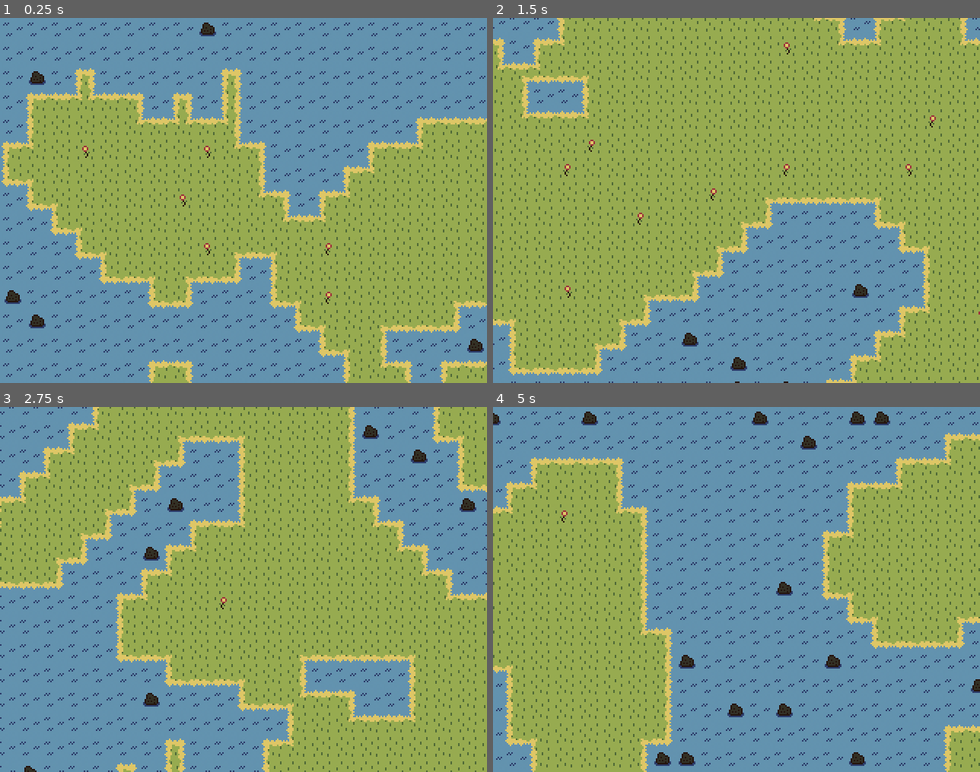
Above: before the commit, frames 1-4 (two rows, left to right).
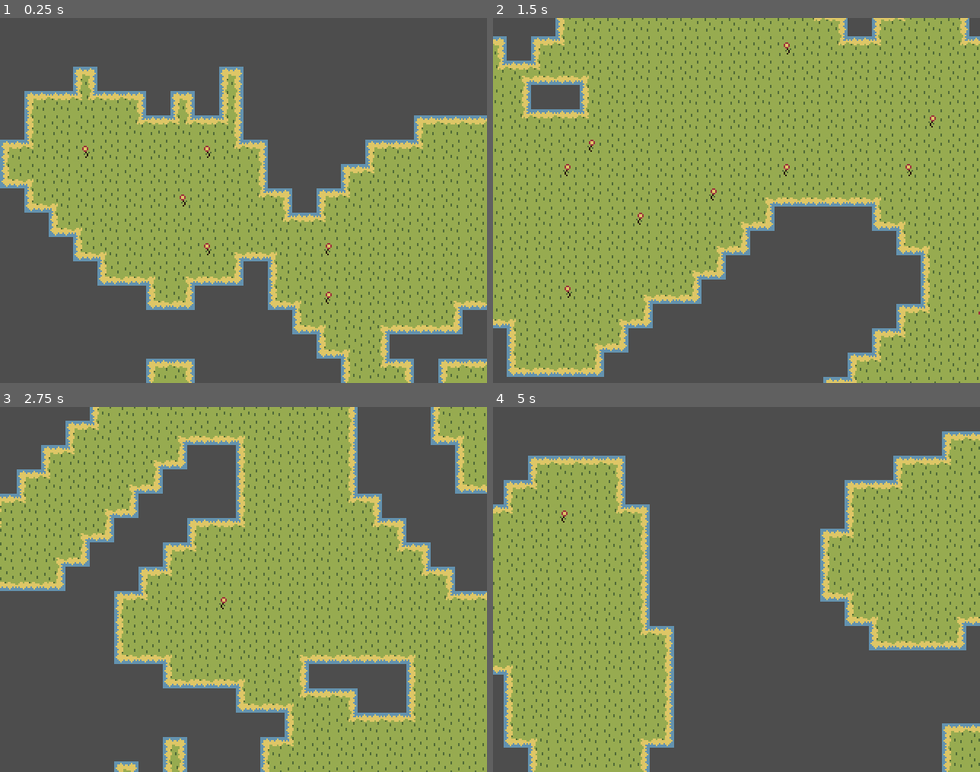
Above: after the commit, the same moments.

Repository: minazukitouka/map_generator
Game: Godot game, scene res://scenes/map_generator.tscn
The game is run twice, just before and just after one commit, with the same random seed, the same clock (stepped at 60 frames per second) and the same inputs. The project has no main scene, so this scene is started directly.
Inputs (mouse positions are in pixels of both pictures, inside the frame that each line leads up to):
- Up to frame 1 (0.25 s): no input
- Up to frame 2 (1.5 s): tap Enter (ui_accept) at 0.5, 0.77 s; move the mouse to (843, 182) at 0.52 s; hold Right (ui_right) 0.53-1.28 s; move the mouse to (639, 218) at 1.27 s; hold Down (ui_down) from 1.28 s (still down)
- Up to frame 3 (2.75 s): tap Enter (ui_accept) at 1.52 s; move the mouse to (292, 509) at 2.02 s; release Down (ui_down) at 2.03 s; hold Right (ui_right) from 2.03 s (still down)
- Up to frame 4 (5 s): move the mouse to (712, 662) at 2.77 s; release Right (ui_right) at 2.78 s; hold Up (ui_up) 2.78-3.53 s; tap Enter (ui_accept) at 3.02, 3.77, 4.52 s; move the mouse to (882, 644) at 3.52 s; hold Left (ui_left) from 3.53 s (still down); move the mouse to (590, 534) at 4.27 s

The runs differ from the first frame. In frame 1, 50% of the frame differs, in the area x 0-100%, y 0-100%; in frame 2, 23%; in frame 3, 37%; in frame 4, 56%.

Commit message:
adds 3d water plain

Diff:
--- a/scenes/map_generator.tscn
+++ b/scenes/map_generator.tscn
@@ -422,8 +422,6 @@
 
 [node name="MapGenerator" type="Node2D"]
 script = ExtResource("1_b0avj")
-width = null
-height = null
 
 [node name="TileMap" type="TileMap" parent="."]
 texture_filter = 1
--- /dev/null
+++ b/scenes/water.tres
@@ -0,0 +1,223 @@
+[gd_resource type="VisualShader" load_steps=24 format=3 uid="uid://b3ndxvevd1bgr"]
+
+[sub_resource type="VisualShaderNodeUVFunc" id="VisualShaderNodeUVFunc_wckrk"]
+default_input_values = [1, Vector2(0.05, 1), 2, Vector2(0, 0)]
+
+[sub_resource type="VisualShaderNodeVectorCompose" id="VisualShaderNodeVectorCompose_l6plr"]
+op_type = 0
+
+[sub_resource type="VisualShaderNodeVectorOp" id="VisualShaderNodeVectorOp_0tnsc"]
+default_input_values = [0, Quaternion(0, 0, 0, 0), 1, Quaternion(0, 0, 0, 0)]
+op_type = 2
+operator = 2
+
+[sub_resource type="VisualShaderNodeColorParameter" id="VisualShaderNodeColorParameter_8h2l4"]
+parameter_name = "water_color"
+
+[sub_resource type="FastNoiseLite" id="FastNoiseLite_2d5sx"]
+seed = 1600951498
+frequency = 0.05
+
+[sub_resource type="NoiseTexture2D" id="NoiseTexture2D_vh8au"]
+seamless = true
+noise = SubResource("FastNoiseLite_2d5sx")
+
+[sub_resource type="VisualShaderNodeTexture" id="VisualShaderNodeTexture_8fucv"]
+texture = SubResource("NoiseTexture2D_vh8au")
+
+[sub_resource type="VisualShaderNodeVectorOp" id="VisualShaderNodeVectorOp_ufy4f"]
+default_input_values = [0, Quaternion(0, 0, 0, 0), 1, Quaternion(0, 0, 0, 0)]
+op_type = 2
+operator = 3
+
+[sub_resource type="VisualShaderNodeUVFunc" id="VisualShaderNodeUVFunc_46isw"]
+default_input_values = [1, Vector2(0.03, 1), 2, Vector2(0, 0)]
+
+[sub_resource type="VisualShaderNodeInput" id="VisualShaderNodeInput_pt14t"]
+input_name = "time"
+
+[sub_resource type="VisualShaderNodeVectorCompose" id="VisualShaderNodeVectorCompose_mdf2f"]
+op_type = 0
+
+[sub_resource type="FastNoiseLite" id="FastNoiseLite_ma03j"]
+seed = -1173270274
+frequency = 0.05
+
+[sub_resource type="NoiseTexture2D" id="NoiseTexture2D_bxu1j"]
+seamless = true
+noise = SubResource("FastNoiseLite_ma03j")
+
+[sub_resource type="VisualShaderNodeTexture" id="VisualShaderNodeTexture_r6gqn"]
+texture = SubResource("NoiseTexture2D_bxu1j")
+
+[sub_resource type="FastNoiseLite" id="FastNoiseLite_40ivk"]
+frequency = 0.524
+
+[sub_resource type="NoiseTexture2D" id="NoiseTexture2D_0gmv0"]
+seamless = true
+noise = SubResource("FastNoiseLite_40ivk")
+
+[sub_resource type="VisualShaderNodeTexture" id="VisualShaderNodeTexture_clv1x"]
+expanded_output_ports = [0]
+texture = SubResource("NoiseTexture2D_0gmv0")
+
+[sub_resource type="VisualShaderNodeInput" id="VisualShaderNodeInput_xp8hx"]
+expanded_output_ports = [0]
+input_name = "vertex"
+
+[sub_resource type="VisualShaderNodeVectorCompose" id="VisualShaderNodeVectorCompose_pxyk4"]
+
+[sub_resource type="VisualShaderNodeInput" id="VisualShaderNodeInput_i1l81"]
+input_name = "time"
+
+[sub_resource type="VisualShaderNodeUVFunc" id="VisualShaderNodeUVFunc_t8hvg"]
+
+[sub_resource type="VisualShaderNodeFloatOp" id="VisualShaderNodeFloatOp_edc2u"]
+default_input_values = [0, 0.0, 1, 1000.0]
+operator = 3
+
+[sub_resource type="VisualShaderNodeFloatOp" id="VisualShaderNodeFloatOp_v1kg4"]
+default_input_values = [0, 0.0, 1, 0.3]
+operator = 2
+
+[resource]
+code = "shader_type spatial;
+uniform sampler2D tex_vtx_2;
+uniform vec4 water_color : source_color;
+uniform sampler2D tex_frg_3;
+uniform sampler2D tex_frg_9;
+
+
+
+void vertex() {
+// Input:3
+	vec3 n_out3p0 = VERTEX;
+	float n_out3p1 = n_out3p0.r;
+	float n_out3p3 = n_out3p0.b;
+
+
+// Input:6
+	float n_out6p0 = TIME;
+
+
+// FloatOp:8
+	float n_in8p1 = 1000.00000;
+	float n_out8p0 = n_out6p0 / n_in8p1;
+
+
+// UVFunc:7
+	vec2 n_in7p1 = vec2(1.00000, 1.00000);
+	vec2 n_out7p0 = fma(vec2(n_out8p0), n_in7p1, UV);
+
+
+// Texture2D:2
+	vec4 n_out2p0 = texture(tex_vtx_2, n_out7p0);
+	float n_out2p1 = n_out2p0.r;
+
+
+// FloatOp:9
+	float n_in9p1 = 0.30000;
+	float n_out9p0 = n_out2p1 * n_in9p1;
+
+
+// VectorCompose:4
+	vec3 n_out4p0 = vec3(n_out3p1, n_out9p0, n_out3p3);
+
+
+// Output:0
+	VERTEX = n_out4p0;
+	NORMAL = vec3(n_out2p0.xyz);
+
+
+}
+
+void fragment() {
+// ColorParameter:2
+	vec4 n_out2p0 = water_color;
+
+
+// Input:6
+	float n_out6p0 = TIME;
+
+
+// VectorCompose:8
+	float n_in8p1 = 0.00000;
+	vec2 n_out8p0 = vec2(n_out6p0, n_in8p1);
+
+
+// UVFunc:5
+	vec2 n_in5p1 = vec2(0.03000, 1.00000);
+	vec2 n_out5p0 = fma(n_out8p0, n_in5p1, UV);
+
+
+// Texture2D:3
+	vec4 n_out3p0 = texture(tex_frg_3, n_out5p0);
+
+
+// VectorCompose:11
+	float n_in11p1 = 0.00000;
+	vec2 n_out11p0 = vec2(n_out6p0, n_in11p1);
+
+
+// UVFunc:10
+	vec2 n_in10p1 = vec2(0.05000, 1.00000);
+	vec2 n_out10p0 = fma(n_out11p0, n_in10p1, UV);
+
+
+// Texture2D:9
+	vec4 n_out9p0 = texture(tex_frg_9, n_out10p0);
+
+
+// VectorOp:12
+	vec4 n_out12p0 = n_out3p0 * n_out9p0;
+
+
+// VectorOp:4
+	vec4 n_out4p0 = n_out2p0 / n_out12p0;
+
+
+// Output:0
+	ALBEDO = vec3(n_out4p0.xyz);
+
+
+}
+"
+graph_offset = Vector2(-522.34, 23.399)
+nodes/vertex/0/position = Vector2(860, 320)
+nodes/vertex/2/node = SubResource("VisualShaderNodeTexture_clv1x")
+nodes/vertex/2/position = Vector2(-20, 400)
+nodes/vertex/3/node = SubResource("VisualShaderNodeInput_xp8hx")
+nodes/vertex/3/position = Vector2(-140, 240)
+nodes/vertex/4/node = SubResource("VisualShaderNodeVectorCompose_pxyk4")
+nodes/vertex/4/position = Vector2(460, 260)
+nodes/vertex/6/node = SubResource("VisualShaderNodeInput_i1l81")
+nodes/vertex/6/position = Vector2(-960, 460)
+nodes/vertex/7/node = SubResource("VisualShaderNodeUVFunc_t8hvg")
+nodes/vertex/7/position = Vector2(-340, 480)
+nodes/vertex/8/node = SubResource("VisualShaderNodeFloatOp_edc2u")
+nodes/vertex/8/position = Vector2(-582.923, 453.955)
+nodes/vertex/9/node = SubResource("VisualShaderNodeFloatOp_v1kg4")
+nodes/vertex/9/position = Vector2(220, 400)
+nodes/vertex/connections = PackedInt32Array(4, 0, 0, 0, 3, 1, 4, 0, 3, 3, 4, 2, 7, 0, 2, 0, 8, 0, 7, 2, 6, 0, 8, 0, 2, 1, 9, 0, 9, 0, 4, 1, 2, 0, 0, 1)
+nodes/fragment/0/position = Vector2(680, 300)
+nodes/fragment/2/node = SubResource("VisualShaderNodeColorParameter_8h2l4")
+nodes/fragment/2/position = Vector2(-160, 220)
+nodes/fragment/3/node = SubResource("VisualShaderNodeTexture_8fucv")
+nodes/fragment/3/position = Vector2(-360, 380)
+nodes/fragment/4/node = SubResource("VisualShaderNodeVectorOp_ufy4f")
+nodes/fragment/4/position = Vector2(140, 260)
+nodes/fragment/5/node = SubResource("VisualShaderNodeUVFunc_46isw")
+nodes/fragment/5/position = Vector2(-600, 440)
+nodes/fragment/6/node = SubResource("VisualShaderNodeInput_pt14t")
+nodes/fragment/6/position = Vector2(-1260, 360)
+nodes/fragment/8/node = SubResource("VisualShaderNodeVectorCompose_mdf2f")
+nodes/fragment/8/position = Vector2(-820, 460)
+nodes/fragment/9/node = SubResource("VisualShaderNodeTexture_r6gqn")
+nodes/fragment/9/position = Vector2(-400, 640)
+nodes/fragment/10/node = SubResource("VisualShaderNodeUVFunc_wckrk")
+nodes/fragment/10/position = Vector2(-640, 700)
+nodes/fragment/11/node = SubResource("VisualShaderNodeVectorCompose_l6plr")
+nodes/fragment/11/position = Vector2(-860, 720)
+nodes/fragment/12/node = SubResource("VisualShaderNodeVectorOp_0tnsc")
+nodes/fragment/12/position = Vector2(-160, 560)
+nodes/fragment/connections = PackedInt32Array(8, 0, 5, 2, 5, 0, 3, 0, 2, 0, 4, 0, 11, 0, 10, 2, 10, 0, 9, 0, 9, 0, 12, 1, 3, 0, 12, 0, 4, 0, 0, 0, 6, 0, 8, 0, 6, 0, 11, 0, 12, 0, 4, 1)
--- /dev/null
+++ b/scenes/water.tscn
@@ -0,0 +1,18 @@
+[gd_scene load_steps=4 format=3 uid="uid://cwydynbc2ynb4"]
+
+[ext_resource type="Shader" uid="uid://b3ndxvevd1bgr" path="res://scenes/water.tres" id="1_ga5h5"]
+
+[sub_resource type="ShaderMaterial" id="ShaderMaterial_bvfsg"]
+render_priority = 0
+shader = ExtResource("1_ga5h5")
+shader_parameter/water_color = Color(0.180392, 0.188235, 0.752941, 1)
+
+[sub_resource type="QuadMesh" id="QuadMesh_at571"]
+material = SubResource("ShaderMaterial_bvfsg")
+size = Vector2(10, 10)
+subdivide_width = 20
+subdivide_depth = 20
+orientation = 1
+
+[node name="Water" type="MeshInstance3D"]
+mesh = SubResource("QuadMesh_at571")
--- a/scripts/map_generator.gd
+++ b/scripts/map_generator.gd
@@ -33,9 +33,9 @@
 	tile_map.clear()
 	for x in range(width):
 		for y in range(height):
-			tile_map.set_cell(0, Vector2i(x, y), 0, Vector2i(1, 1))
-			if randf() < 0.05:
-				tile_map.set_cell(0, Vector2i(x, y), 0, Vector2i(2, 1))
+			# tile_map.set_cell(0, Vector2i(x, y), 0, Vector2i(1, 1))
+			#if randf() < 0.05:
+			#	tile_map.set_cell(0, Vector2i(x, y), 0, Vector2i(2, 1))
 			if map.get_cell(x, y) == FLOOR:
 				cells.append(Vector2i(x, y))
 	tile_map.set_cells_terrain_connect(0, cells, 0, 0)
